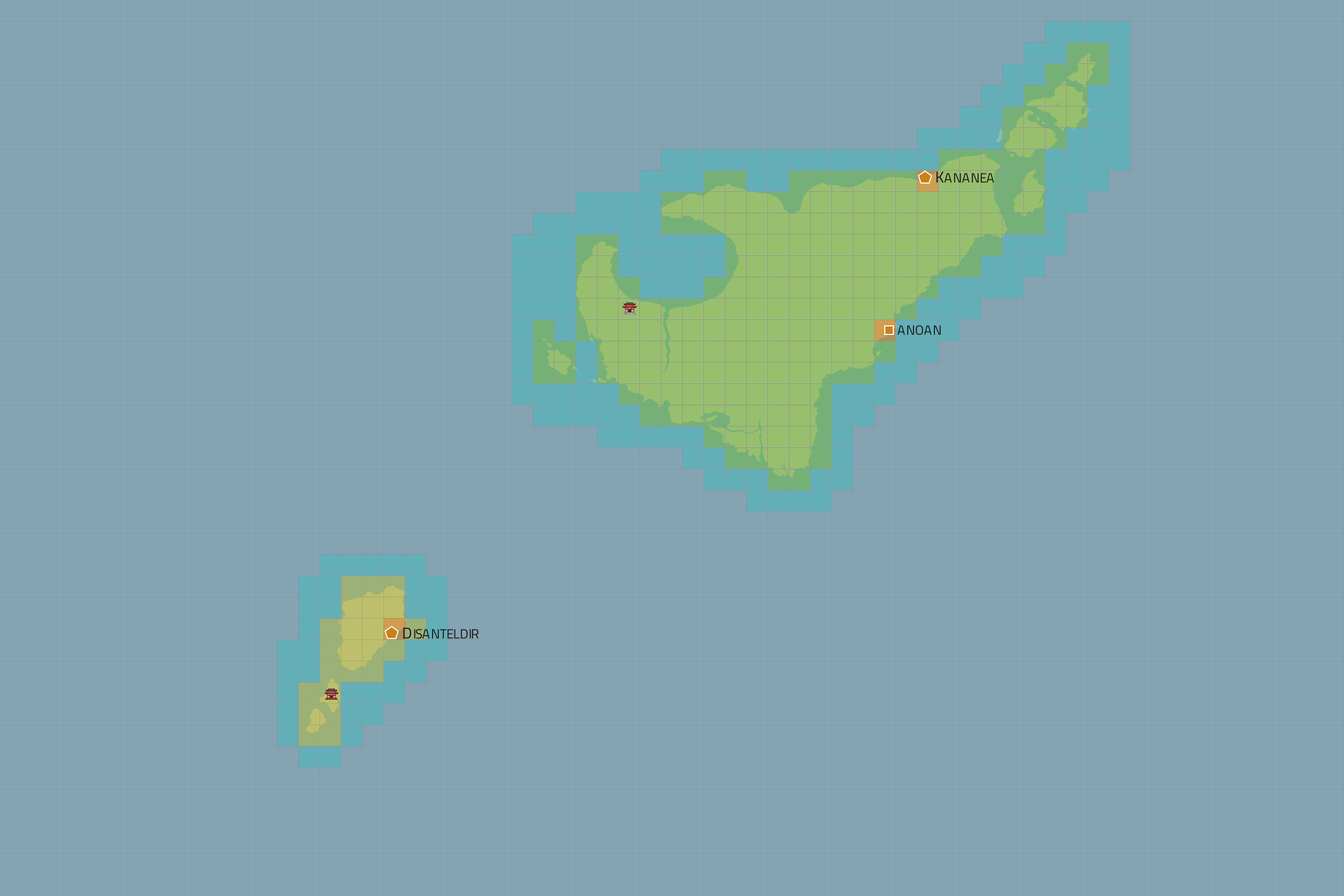
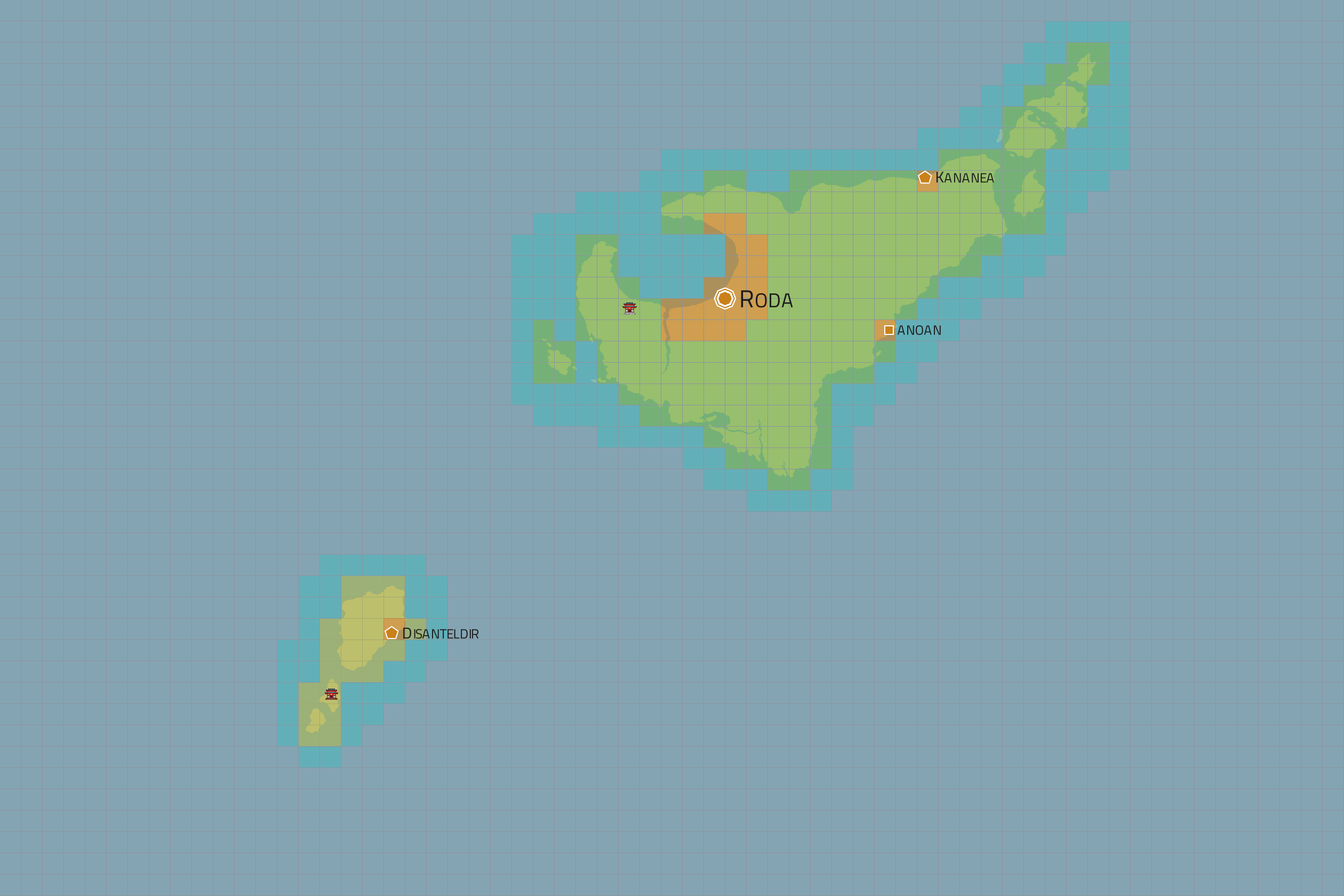
Layer changes from the first 1344px x 896px image to the second:
painted on "PoIs" over [661, 298, 681, 341]
painted on "Settlements" over [661, 213, 793, 341]
painted on "Regions" over [661, 213, 793, 341]
painted on "Grid" over [661, 213, 793, 341]
painted on "Landmass" over [661, 213, 793, 341]
painted on "Water" over [661, 213, 793, 341]
